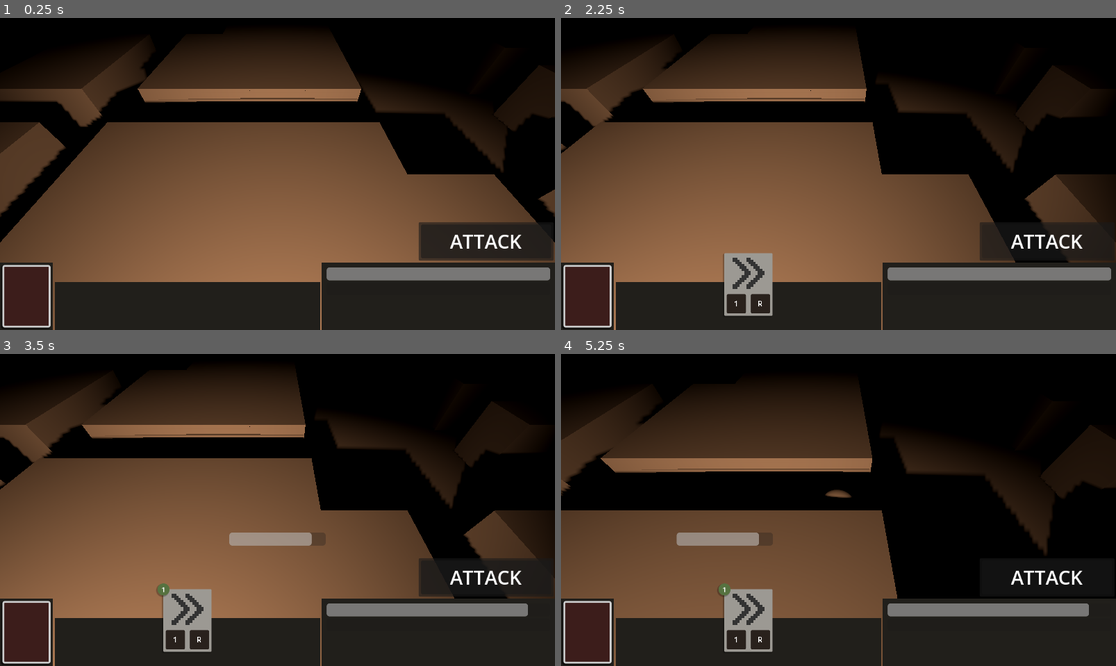
Above: before the commit, frames 1-4 (two rows, left to right).
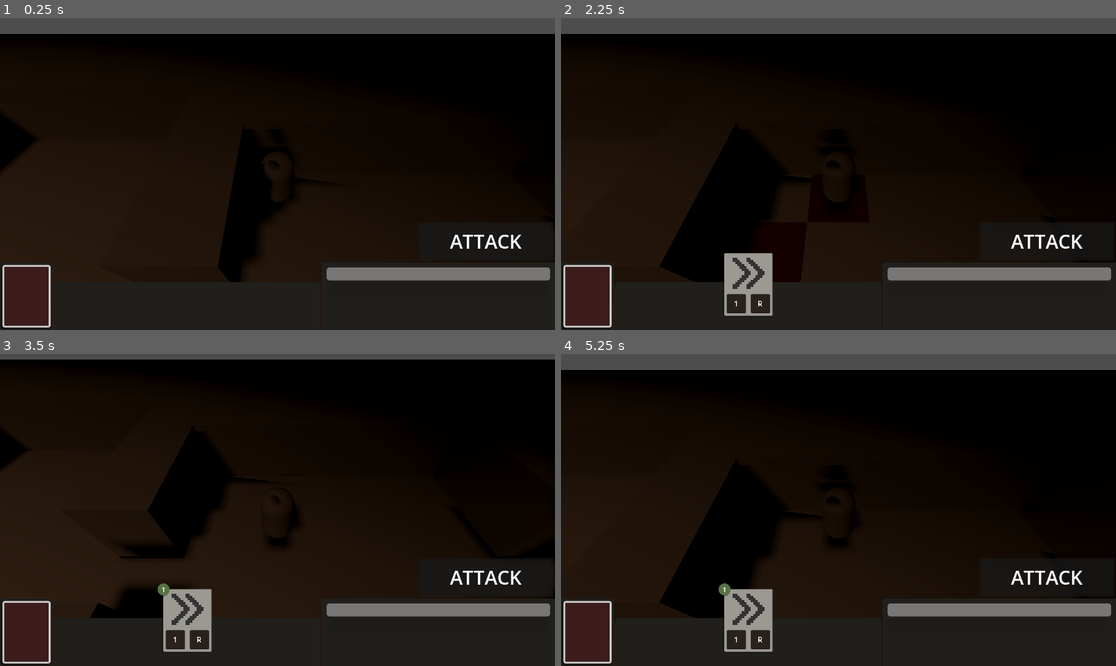
Above: after the commit, the same moments.

Repository: horsewaffle/game-off-2026
Game: Godot game, scene res://scenes/game_space.tscn
Same seed, same stepped clock (60 frames per second), same inputs: the game is played once before the commit and once after it.
Inputs (mouse positions are in pixels of both pictures, inside the frame that each line leads up to):
- Up to frame 1 (0.25 s): no input
- Up to frame 2 (2.25 s): click (588, 295) at 0.5 s; click "ATTACK" at 1.25 s; tap Enter at 2 s; move the mouse to (749, 292) at 2.02 s; hold D (MOVE_RIGHT) from 2.03 s (still down); click (749, 292) at 2.17 s
- Up to frame 3 (3.5 s): tap Space at 2.75 s; move the mouse to (166, 525) at 2.77 s; release D (MOVE_RIGHT) at 2.78 s; hold S (MOVE_DOWN) from 2.78 s (still down)
- Up to frame 4 (5.25 s): tap Enter at 3.5, 5 s; move the mouse to (894, 441) at 3.52 s; release S (MOVE_DOWN) at 3.53 s; hold D (MOVE_RIGHT) 3.53-4.28 s; tap Space at 4.25 s; move the mouse to (810, 572) at 4.27 s; hold W (MOVE_UP) 4.28-5.03 s; click (810, 572) at 4.42 s; move the mouse to (1005, 556) at 5.02 s; hold A (MOVE_LEFT) from 5.03 s (still down)

The runs differ from the first frame. In frame 1, 56% of the frame differs, in the area x 0-100%, y 0-100%; in frame 2, 53%; in frame 3, 50%; in frame 4, 46%.

Commit message:
Add Orchestrator collision detection with grid

Diff:
--- a/scenes/game_space.tscn
+++ b/scenes/game_space.tscn
@@ -9,15 +9,15 @@
 script = ExtResource("1_10dcs")
 
 [node name="Floor" type="MeshInstance3D" parent="." unique_id=489857694]
-transform = Transform3D(10, 0, 0, 0, 10, 0, 0, 0, 10, 0, 0, 0)
 visible = false
 material_override = ExtResource("2_rcshh")
 mesh = SubResource("PlaneMesh_hrkyq")
 surface_material_override/0 = ExtResource("2_rcshh")
 
 [node name="SpotLight3D" type="SpotLight3D" parent="." unique_id=821788413]
-transform = Transform3D(1, 0, 0, 0, 0.9018956, 0.4319542, 0, -0.4319542, 0.9018956, 0, 2.5431838, 4.861645)
+transform = Transform3D(1, 0, 0, 0, -0.047106393, 0.99888986, 0, -0.99888986, -0.047106393, 0, 25.897024, 4.861645)
 light_color = Color(1, 0.7118222, 0.49673498, 1)
 light_energy = 11.729
 shadow_enabled = true
-spot_range = 10.801
+spot_range = 79.236
+spot_angle = 47.71
--- a/scripts/orchestrator.gd
+++ b/scripts/orchestrator.gd
@@ -41,6 +41,11 @@
 
 # Reference to the current floor the game is on.
 var current_floor: Node3D
+
+# Grid of floor/wall tiles used to determine if a tile is traversible.
+var tile_grid: Array
+# References to all rooms in the generated floor, primarily for spawning player.
+var rooms: Array
 
 # Reference to all currently instantiated Entities and positions - this includes the PlayerController!
 var live_entities: Dictionary[Entity, Vector2i]
@@ -62,9 +67,11 @@
 func instantiate_floor():
 	var dungeon = map_generator.generate_map(40, "■", " ", 1, 20)
 	var floor_instance = floor_scene.instantiate()
+	tile_grid = dungeon["grid"]
+	rooms = dungeon["rooms"]
 
 	add_child(floor_instance)
-	floor_instance.get_node("GridMap").build(dungeon["grid"])
+	floor_instance.get_node("GridMap").build(tile_grid)
 
 	var grid_map: GridMap = floor_instance.get_node("GridMap")
 
@@ -90,9 +97,17 @@
 	player = player_scene.instantiate()
 	player.init_stats()
 	add_child(player)
-	live_entities[player] = Vector2i(0,0)
 	player.turn_requested.connect(_on_turn_requested)
 	player.enemy_turn_triggered.connect(_on_enemy_turn_triggered)
+
+	# Spawn player in a random room
+	var spawn_room = rooms.pick_random()
+	print("Spawning player at room: ", spawn_room)
+	var spawn_x = spawn_room["x"] - 19
+	var spawn_y = spawn_room["y"] - 19
+
+	player.position = Vector3(spawn_x, 0, spawn_y)
+	live_entities[player] = Vector2i(spawn_x,spawn_y)
 
 # Helper function for listening to UI signals
 func spawn_ui():
@@ -174,11 +189,15 @@
 	return MoveResult.new(MoveResult.MoveEnum.SUCCESS, target)
 
 func is_in_bounds(grid_position: Vector2i) -> bool:
+	# Grid array counts from 0->40, whereas co-ords count from -20->20
+	var offset_position = grid_position + Vector2i(19, 19)
+	if (
+		tile_grid.size() <= offset_position.y
+		or tile_grid[offset_position.y].size() <= offset_position.x
+	):
+		return false
 	return (
-		grid_position.x >= -10
-		and grid_position.x <= 10
-		and grid_position.y >= -10
-		and grid_position.y <= 10
+		tile_grid[offset_position.y][offset_position.x] == " "
 	)
 
 func get_adjacent_fightables(entity: Entity) -> Array[Entity]:
